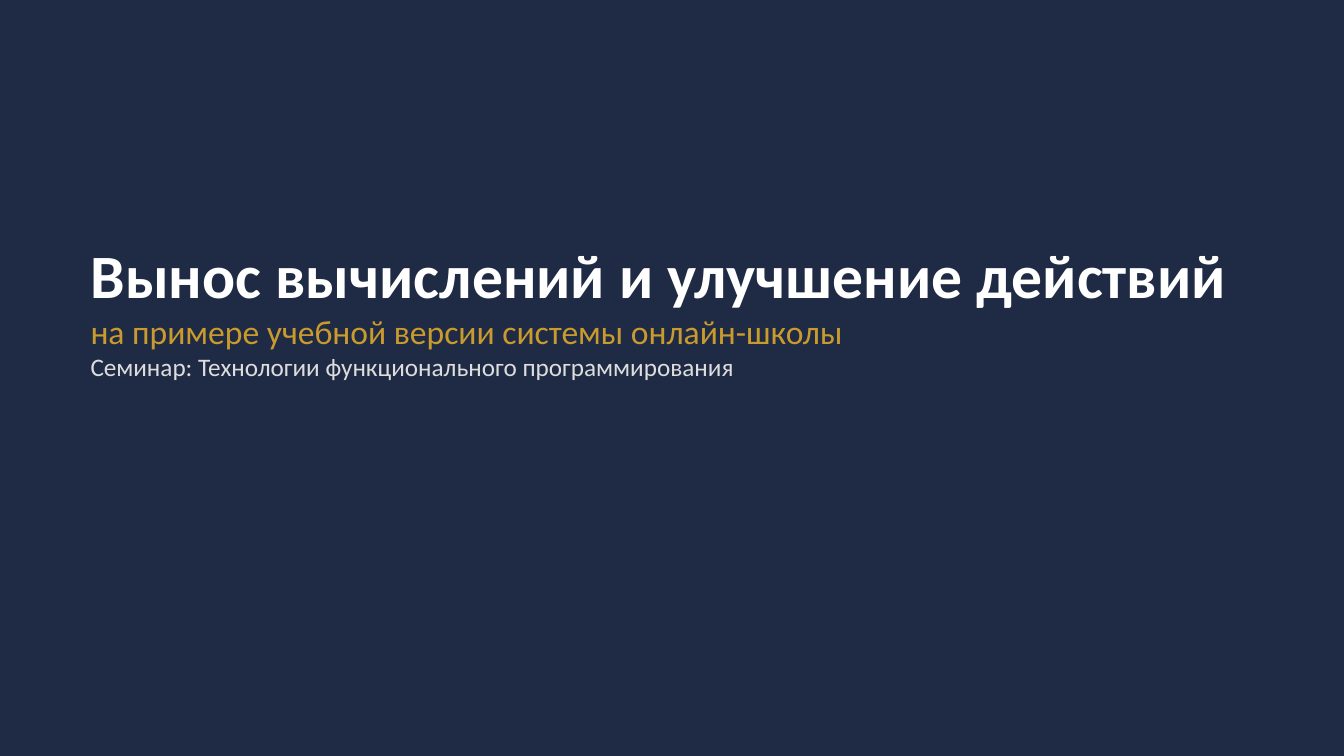
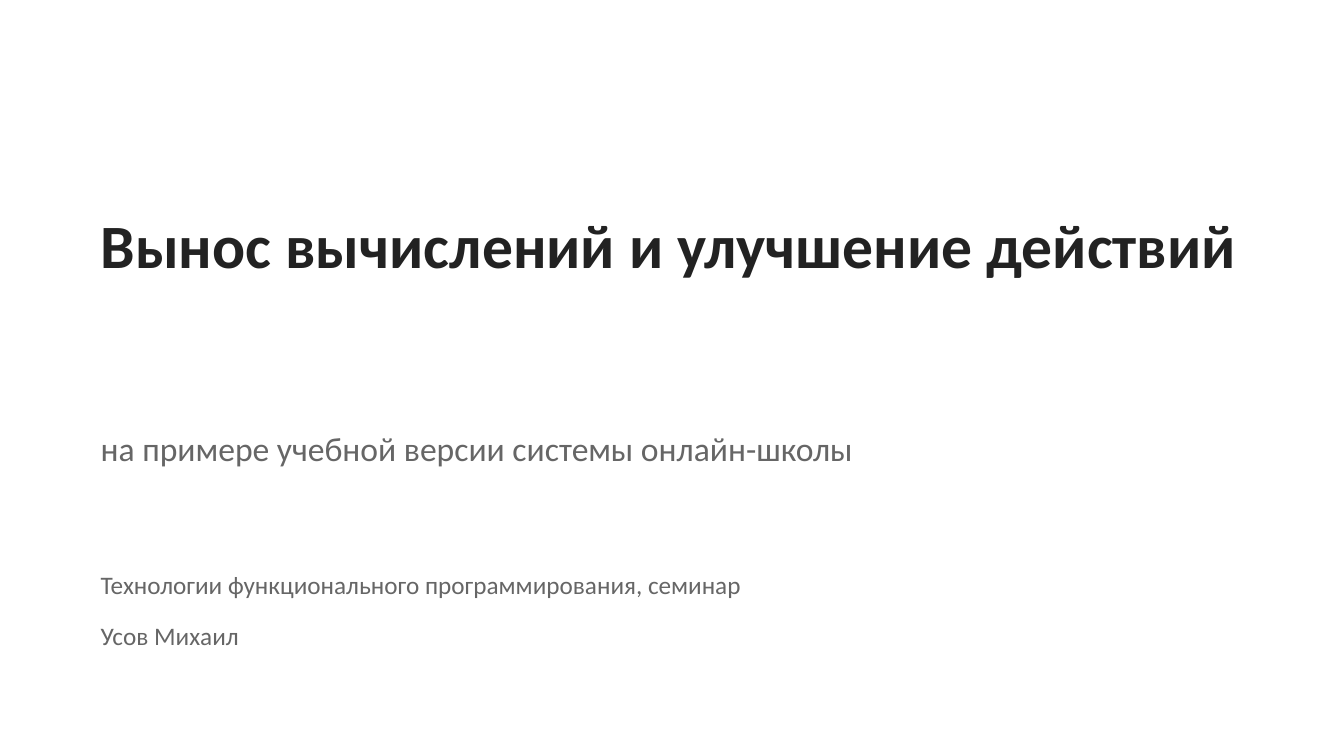
Before and after one commit to Michunchik/school-light, a slide deck: slide 1 of docs/school-light-seminar.pptx. Drawn at 1344x756 pixels with LibreOffice and Linux fonts; fonts in the diff are those of the drawing. Boxes give left, top, right and bottom in pixels: in the first picture for what was removed or moved away, otherwise in the second. Text is boxed around its words. In the diff, an @@ line names an element or a change of style, - is before the commit and + after.

```diff
--- a/docs/school-light-seminar.pptx
+++ b/docs/school-light-seminar.pptx
@@ background #1F2A44 to #FFFFFF @@
@@ text "Вынос вычислений и улучшение действий": place and size @@
-text "Вынос вычислений и улучшение действий" at (91, 256, 1226, 380)
+text "Вынос вычислений и улучшение действий" at (101, 226, 1236, 278)
@@ text "Вынос вычислений и улучшение действий" at (101, 226, 1236, 278): text colour #FFFFFF to #222222 @@
@@ text at (91, 321, 843, 380): paragraphs removed @@
-на примере учебной версии системы онлайн-школы
-Семинар: Технологии функционального программирования
@@ text added at (101, 438, 853, 467), 24 pt, text #666666 @@
+на примере учебной версии системы онлайн-школы
@@ text added at (101, 577, 740, 598), 18 pt, text #666666 @@
+Технологии функционального программирования, семинар
@@ text added at (101, 629, 239, 645), 18 pt, text #666666 @@
+Усов Михаил
```
Also in this commit, not shown: 9 other slides changed.
